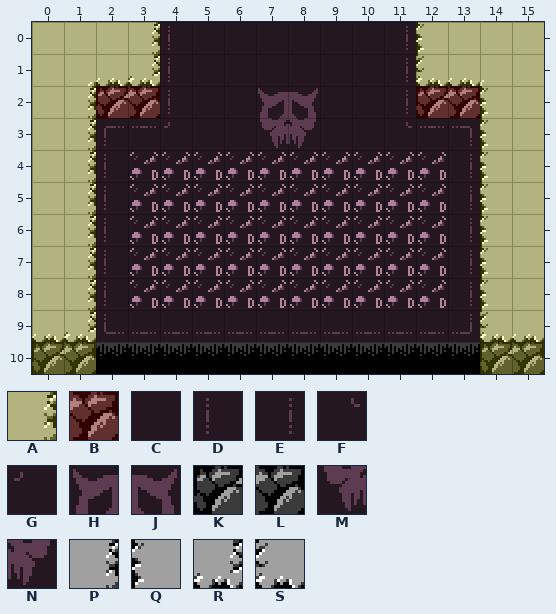
Tiled map, stored at art/rooms/CaveTest_Standard.tmx. The picture above was drawn from the file before the commit.
Cells are 16x16 px. Shown: x 0..15, y 0..10.
Key: from "Attributes": A 2, B 3; from "DiscoFloorTiles": C 0 "floor", D 17 "floor", E 19 "floor", F 20 "floor", G 21 "floor"; from "MapTiles": H 32 "map", J 33 "map", K 40 "map", L 42 "map", M 48 "map", N 49 "map", P 72 "map", Q 74 "map", R 88 "map", S 90 "map".
_ is an empty cell.
Layers that did not change in this view are not listed.
Layer "Overlay: Challenge - North/Base" before, first column x 0:
 0 ___PDCCCCCCEQ___
 1 ___RDCCCCCCES___
 2 ___LDCCHJCCEK___
 3 ____GCCMNCCF____
 4 ________________
 5 ________________
 6 ________________
 7 ________________
 8 ________________
 9 ________________
10 ________________
Layer "Overlay: Challenge - North/Attributes" before, first column x 0:
 0 ___A________A___
 1 ___A________A___
 2 ___B________B___
 3 ________________
 4 ________________
 5 ________________
 6 ________________
 7 ________________
 8 ________________
 9 ________________
10 ________________
New version:
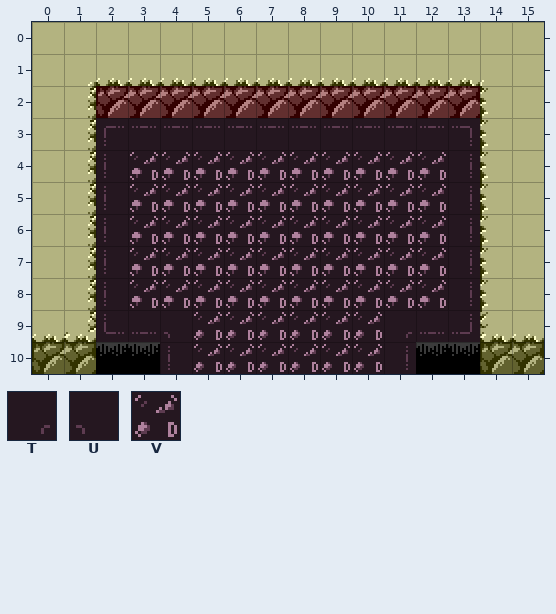
Further tiles: from "DiscoFloorTiles": T 4 "floor", U 5 "floor"; from "TechnicalTiles": V 4 "detail".
Tiles of an added or newly shown layer are drawn over the layers below it.
See-through tiles are keyed as they look on the map.
Difference:
Layer "Overlay: Interior - South/Base" (now shown):
The author put tile D in row 10 at x 4.
The author put tile E in row 10 at x 11.
The author put tile T in row 9 at x 11.
The author put tile U in row 9 at x 4.
The author put tile V in rows 9 to 10 at x 5 to 10.
Layer "Overlay: Challenge - North/Base" (now hidden):
Tile C is gone in rows 0 to 1 at x 5 to 10; in rows 2 to 3 at x 5 to 6 and 9 to 10.
Tile D is gone in rows 0 to 2 at x 4.
Tile E is gone in rows 0 to 2 at x 11.
Tile F is gone in row 3 at x 11.
Tile G is gone in row 3 at x 4.
Tile H is gone in row 2 at x 7.
Tile J is gone in row 2 at x 8.
Tile K is gone in row 2 at x 12.
Tile L is gone in row 2 at x 3.
Tile M is gone in row 3 at x 7.
Tile N is gone in row 3 at x 8.
Tile P is gone in row 0 at x 3.
Tile Q is gone in row 0 at x 12.
Tile R is gone in row 1 at x 3.
Tile S is gone in row 1 at x 12.
Layer "Overlay: Challenge - North/Attributes" (now hidden):
Tile A is gone in rows 0 to 1 at x 3 and 12.
Tile B is gone in row 2 at x 3 and 12.
